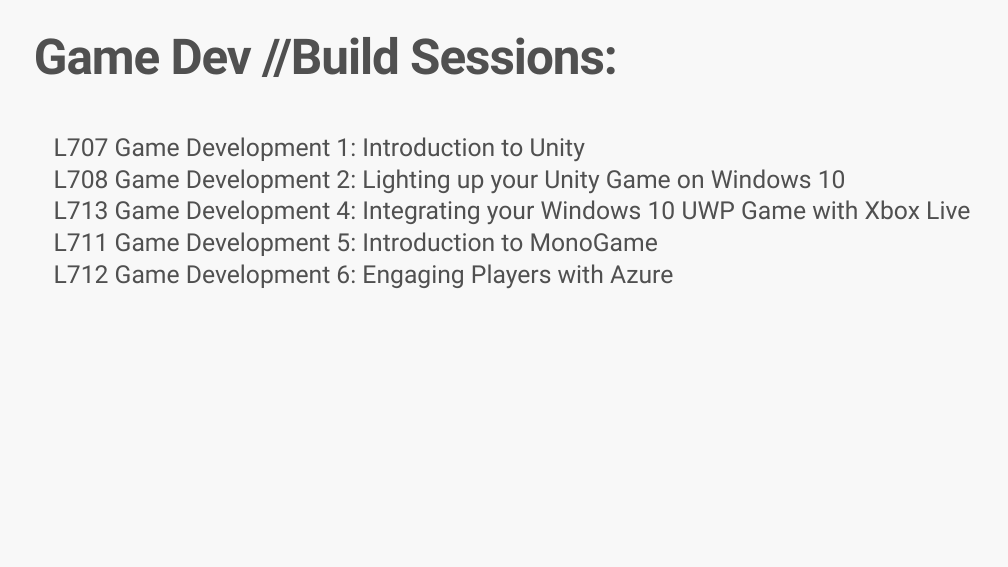
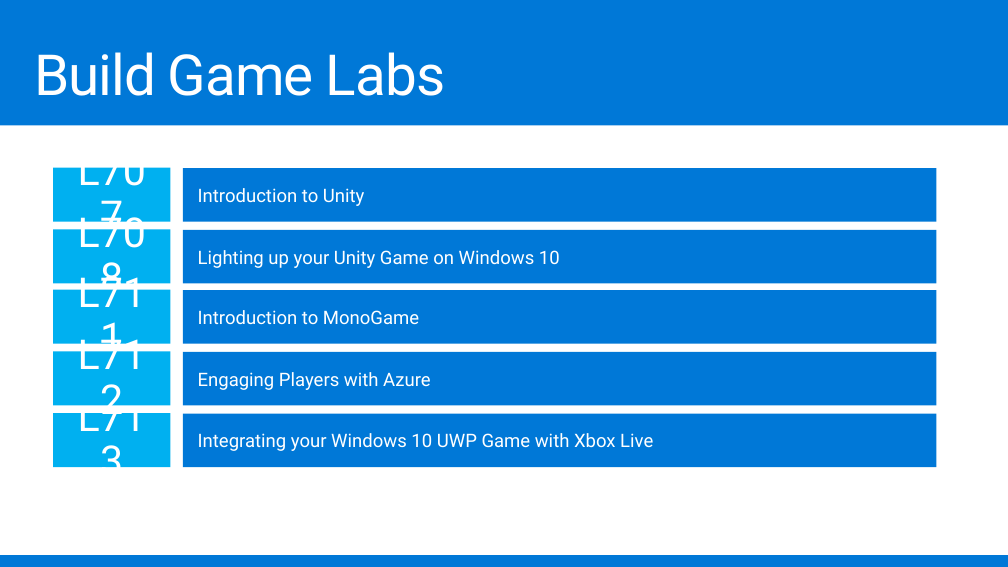
Before and after one commit to Microsoft-Build-2016/CodeLabs-GameDev-3-ANGLE, a slide deck: slide 19 of Presentation.pptx (slide 13 before the commit). Drawn at 1008x567 pixels with LibreOffice and Linux fonts; fonts in the diff are those of the drawing. Boxes give left, top, right and bottom in pixels: in the first picture for what was removed or moved away, otherwise in the second. Text is boxed around its words. In the diff, an @@ line names an element or a change of style, - is before the commit and + after.

```diff
--- a/Presentation.pptx
+++ b/Presentation.pptx
@@ background #F8F8F8 to #0078D7 @@
@@ title at [34,52,445,96]: text changed; size 48 to 55.1 pt; text colour #505050 to #FFFFFF; bold off @@
-Game Dev //Build Sessions:
+Build Game Labs
@@ rectangle added at [0,125,1008,554], fill #FFFFFF @@
@@ text removed at [54,137,970,288] @@
-  L707 Game Development 1: Introduction to Unity
-  L708 Game Development 2: Lighting up your Unity Game on Windows 10
-  L713 Game Development 4: Integrating your Windows 10 UWP Game with Xbox Live
-  L711 Game Development 5: Introduction to MonoGame
-  L712 Game Development 6: Engaging Players with Azure
@@ rectangle added at [53,168,170,222], fill #00B0F0, 40 pt, text #FFFFFF @@
+L707
@@ rectangle added at [183,168,937,222], fill #0078D7, 18 pt, text #FFFFFF @@
+Introduction to Unity
@@ rectangle added at [53,230,170,284], fill #00B0F0, 40 pt, text #FFFFFF @@
+L708
@@ rectangle added at [183,230,937,283], fill #0078D7, 18 pt, text #FFFFFF @@
+Lighting up your Unity Game on Windows 10
@@ rectangle added at [53,290,170,344], fill #00B0F0, 40 pt, text #FFFFFF @@
+L711
@@ rectangle added at [183,290,937,343], fill #0078D7, 18 pt, text #FFFFFF @@
+Introduction to MonoGame
@@ rectangle added at [53,351,170,405], fill #00B0F0, 40 pt, text #FFFFFF @@
+L712
@@ rectangle added at [183,352,937,405], fill #0078D7, 18 pt, text #FFFFFF @@
+Engaging Players with Azure
@@ rectangle added at [53,413,170,467], fill #00B0F0, 40 pt, text #FFFFFF @@
+L713
@@ rectangle added at [183,414,937,467], fill #0078D7, 18 pt, text #FFFFFF @@
+Integrating your Windows 10 UWP Game with Xbox Live
```
Also in this commit, not shown: 2 other slides changed, 6 slides added.
